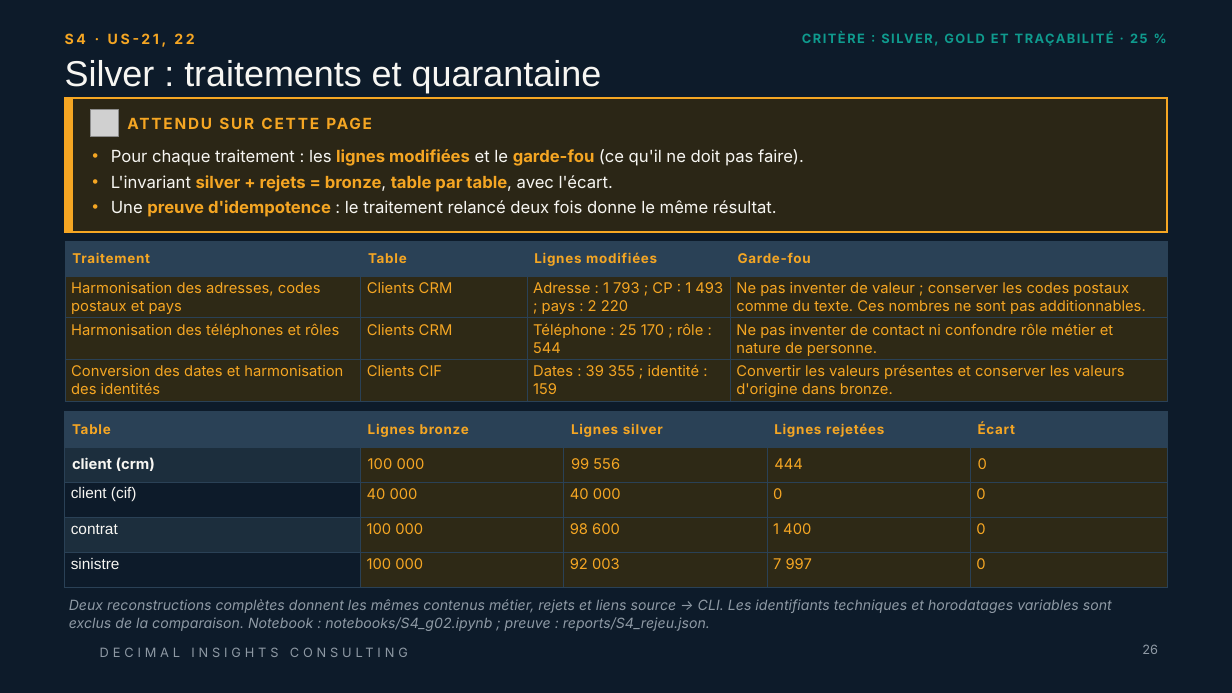
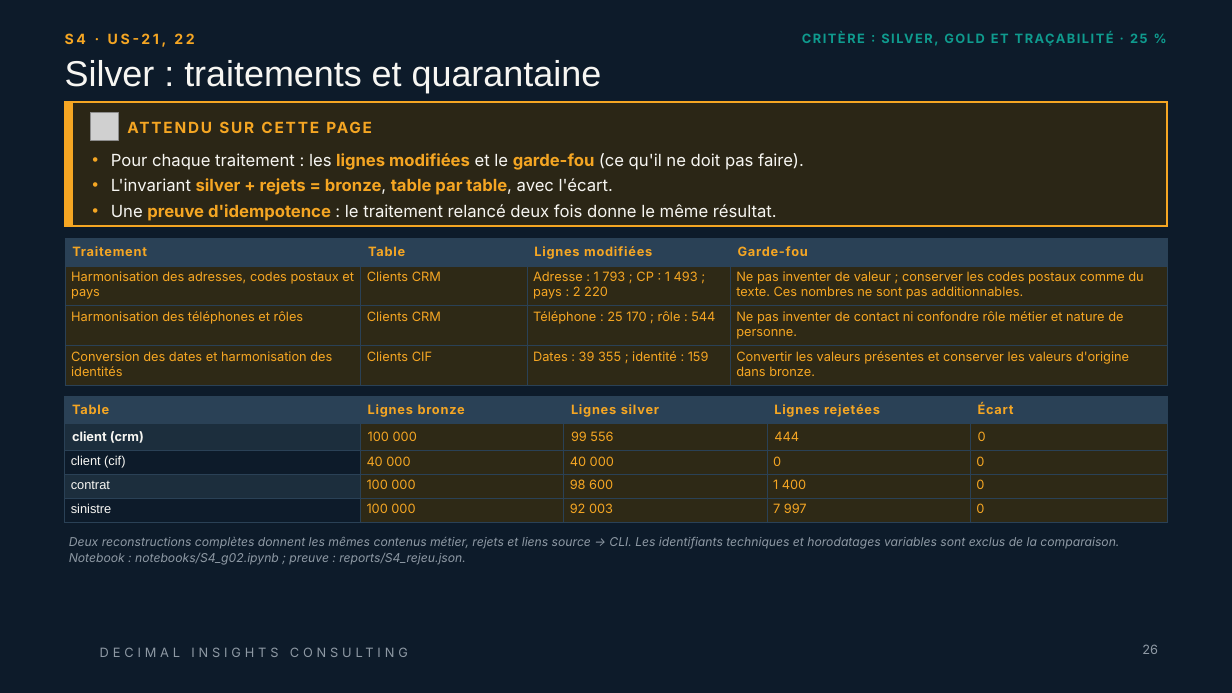
Before and after one commit to ruthabebeneg/td-qualite-g02, a slide deck: slide 26 of livrables/Livrable_Groupe_TD_AssurConnect.pptx. Drawn at 1232x693 pixels with LibreOffice and Linux fonts; fonts in the diff are those of the drawing; grey boxes stand for pictures; background and template pictures are left out. Boxes give left, top, right and bottom in pixels: in the first picture for what was removed or moved away, otherwise in the second. Text is boxed around its words. In the diff, an @@ line names an element or a change of style, - is before the commit and + after.

```diff
--- a/livrables/Livrable_Groupe_TD_AssurConnect.pptx
+++ b/livrables/Livrable_Groupe_TD_AssurConnect.pptx
@@ rectangle: place and size @@
-rectangle at box(65, 98, 1167, 232)
+rectangle at box(65, 102, 1167, 226)
@@ rectangle: place and size @@
-rectangle at box(65, 98, 73, 232)
+rectangle at box(65, 102, 73, 226)
@@ picture: place and size @@
-picture at box(91, 109, 118, 137)
+picture at box(91, 113, 118, 140)
@@ text "ATTENDU SUR CETTE PAGE": place and size @@
-text "ATTENDU SUR CETTE PAGE" at box(128, 110, 867, 136)
+text "ATTENDU SUR CETTE PAGE" at box(128, 114, 867, 140)
@@ text "Pour chaque traitement : les ...": place and size @@
-text "Pour chaque traitement : les ..." at box(111, 149, 804, 217)
+text "Pour chaque traitement : les ..." at box(111, 153, 804, 221)
@@ table at box(65, 238, 1167, 385) @@
@@ size 10.5 to 10 pt in "Traitement", "Table", "Lignes modifiées", "Garde-fou" @@
@@ size 11.5 to 10 pt @@
@@ table at box(65, 396, 1167, 523) @@
@@ size 10.5 to 10 pt in "Table", "Lignes bronze", "Lignes silver", "Lignes rejetées" and 1 more places @@
@@ size 11.5 to 10 pt in "client (crm)", "100 000", "99 556", "444" and 13 more places @@
@@ size 12 to 10 pt in "client (cif)", "contrat", "sinistre" @@
@@ table: place and size @@
-table at box(65, 412, 1167, 588)
+table at box(65, 396, 1167, 523)
@@ text "Deux reconstructions complètes donnent les ...": place and size @@
-text "Deux reconstructions complètes donnent les ..." at box(69, 599, 1112, 631)
+text "Deux reconstructions complètes donnent les ..." at box(69, 537, 1119, 565)
@@ text "Deux reconstructions complètes donnent les ..." at box(69, 537, 1119, 565): size 11 to 9.5 pt @@
```
Also in this commit, not shown: 41 other slides changed, 12 other files.
